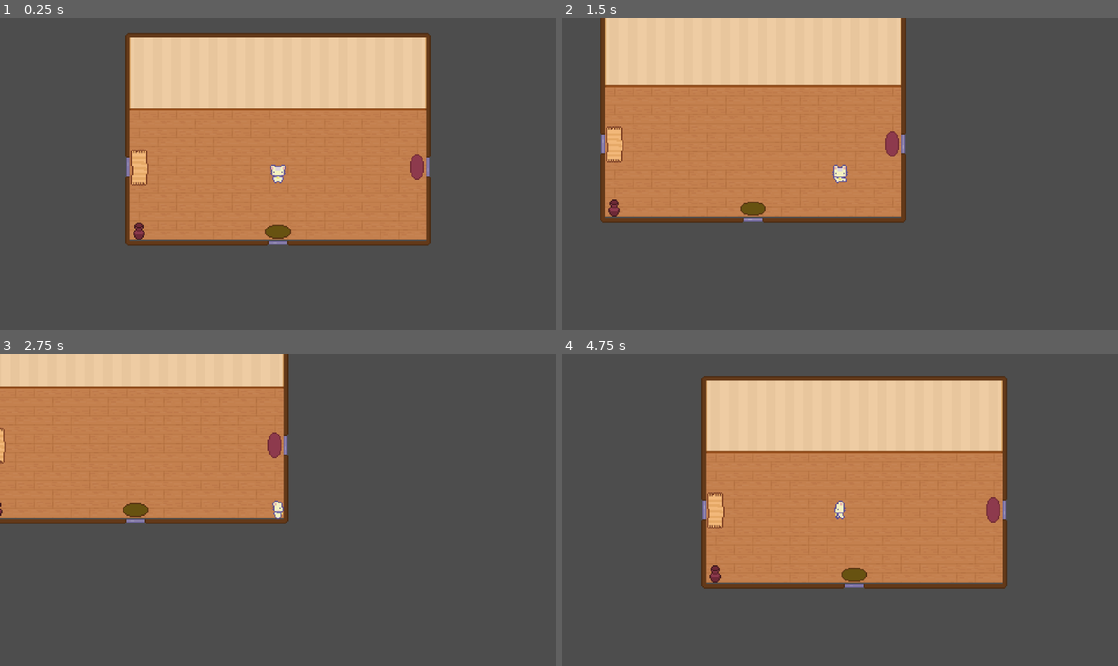
Above: before the commit, frames 1-4 (two rows, left to right).
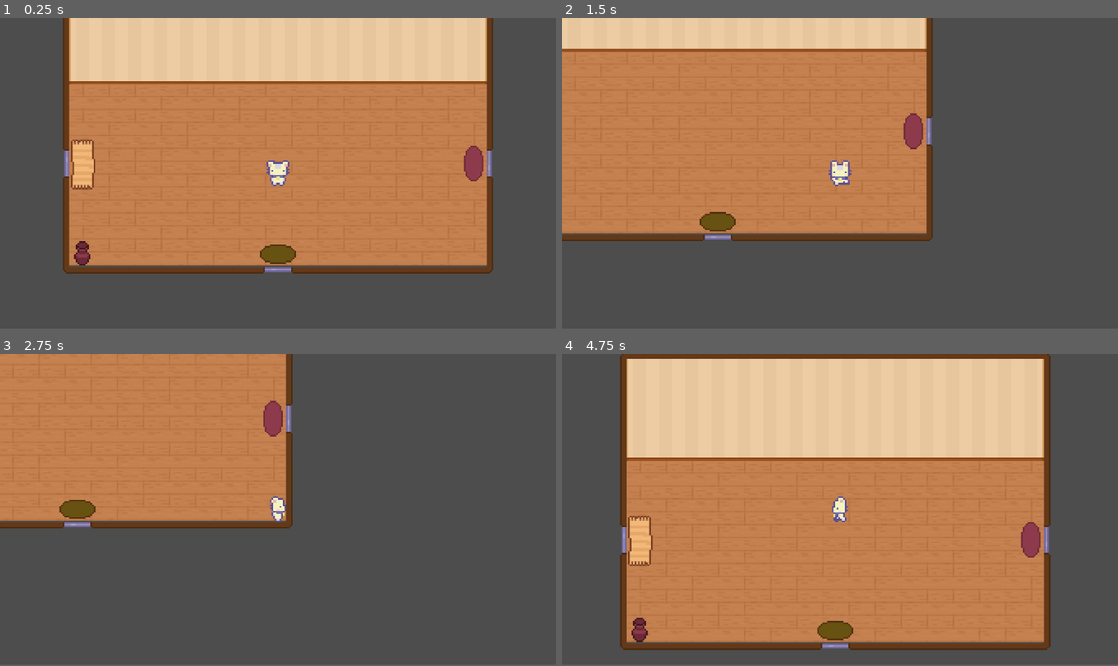
Above: after the commit, the same moments.

Repository: yonisabag11/DiscreteMath_EscapeRoom
Game: Godot game, scene res://Levels/Lobby.tscn
The game is run twice, just before and just after one commit, with the same random seed, the same clock (stepped at 60 frames per second) and the same inputs.
Inputs:
- Up to frame 1 (0.25 s): no input
- Up to frame 2 (1.5 s): hold D (right) 0.53-1.28 s; hold E (Interact) 0.53-1.28 s; hold S (down) from 1.28 s (still down); tap E (Interact) at 1.35 s
- Up to frame 3 (2.75 s): release S (down) at 2.03 s; hold D (right) from 2.03 s (still down); hold E (Interact) from 2.03 s (still down)
- Up to frame 4 (4.75 s): release D (right) at 2.78 s; release E (Interact) at 2.78 s; hold W (up) 2.78-3.53 s; tap E (Interact) at 2.85, 4.35 s; hold E (Interact) 3.53-4.28 s; hold A (left) from 3.53 s (still down)
The window is 800x449 before the commit and 800x447 after it. Grey fills any space a smaller window leaves; there, only what the larger window draws over its background counts as a difference.

The runs differ from the first frame. In frame 1, 34% of the frame differs, in the area x 11-89%, y 0-82%; in frame 2, 21%; in frame 3, 9.1%; in frame 4, 41%, in the area x 10-88%, y 0-95%.

Commit message:
made the transitions between rooms a little smoother and consistent

Diff:
--- a/Levels/Interactions/Scripts/door.gd
+++ b/Levels/Interactions/Scripts/door.gd
@@ -9,8 +9,33 @@
 
 func _on_body_entered(body: Node2D) -> void:
 	if body is player_cat:
-		# Use call_deferred to avoid physics callback issues
-		call_deferred("_deferred_go_to_level")
+		# Check velocity direction before triggering
+		var vel = body.velocity if body.has_method("get_velocity") else body.velocity
+		var should_trigger := false
+		match spawn_direction:
+			"up":
+				should_trigger = vel.y < 0
+			"down":
+				should_trigger = vel.y > 0
+			"left":
+				should_trigger = vel.x < 0
+			"right":
+				should_trigger = vel.x > 0
+			_:
+				should_trigger = true # fallback: always trigger
+		if should_trigger:
+			# Store the player's facing direction before changing room
+			NavigationManager.last_player_direction = _get_player_facing_direction(body)
+			call_deferred("_deferred_go_to_level")
+
+# Helper to get player's facing direction as string
+func _get_player_facing_direction(player) -> String:
+	var dir = player.velocity
+	if abs(dir.x) > abs(dir.y):
+		return "right" if dir.x > 0 else "left"
+	elif abs(dir.y) > 0:
+		return "down" if dir.y > 0 else "up"
+	return spawn_direction
 
 func _deferred_go_to_level() -> void:
 	# Tell NavigationManager which level and door to spawn at
--- a/Levels/Interactions/Scripts/level.gd
+++ b/Levels/Interactions/Scripts/level.gd
@@ -13,7 +13,11 @@
 		return
 
 	var door = get_node(door_path) as Door
-	NavigationManager.trigger_player_spawn(door.spawn.global_position, door.spawn_direction)
+	# Use last_player_direction if available, otherwise use door.spawn_direction
+	var facing_dir = NavigationManager.last_player_direction if NavigationManager.last_player_direction != "" else door.spawn_direction
+	NavigationManager.trigger_player_spawn(door.spawn.global_position, facing_dir)
+	# Reset last_player_direction after use
+	NavigationManager.last_player_direction = ""
 
 	# Clear the tag so next scene doesn’t reuse it
 	NavigationManager.spawn_door_tag = ""
--- a/Levels/Interactions/Scripts/navigation_manager.gd
+++ b/Levels/Interactions/Scripts/navigation_manager.gd
@@ -1,8 +1,10 @@
 extends Node
 
+
 signal on_trigger_player_spawn
-
 var spawn_door_tag: String = ""  # The door where the player should spawn
+# Store last facing direction
+var last_player_direction: String = "down"
 
 const scene_Lobby = preload("res://Levels/Lobby.tscn")
 const scene_Room1 = preload("res://Levels/Room1.tscn")
--- a/Levels/Lobby.tscn
+++ b/Levels/Lobby.tscn
@@ -1323,7 +1323,7 @@
 sources/2 = SubResource("TileSetAtlasSource_mh5bn")
 
 [sub_resource type="RectangleShape2D" id="RectangleShape2D_j83j6"]
-size = Vector2(18.375, 16.9688)
+size = Vector2(6.1875, 16.9688)
 
 [sub_resource type="CircleShape2D" id="CircleShape2D_1tyf7"]
 
@@ -1366,14 +1366,14 @@
 collision_mask = 2
 destination_level_tag = "Room1"
 destination_door_tag = "E"
-spawn_direction = "right"
+spawn_direction = "left"
 
 [node name="CollisionShape2D" parent="Doors/Door_W" index="0"]
-position = Vector2(-119, 0)
+position = Vector2(-125.094, 0)
 shape = SubResource("RectangleShape2D_j83j6")
 
 [node name="Spawn" parent="Doors/Door_W" index="1"]
-position = Vector2(-97, 0)
+position = Vector2(-125.094, 0)
 
 [node name="Door_S" parent="Doors" instance=ExtResource("5_55ds5")]
 collision_mask = 2
@@ -1382,13 +1382,15 @@
 spawn_direction = "down"
 
 [node name="CollisionShape2D" parent="Doors/Door_S" index="0"]
-position = Vector2(0, 55)
+position = Vector2(0, 60)
+rotation = 1.5708
 shape = SubResource("RectangleShape2D_j83j6")
 
 [node name="Spawn" parent="Doors/Door_S" index="1"]
-position = Vector2(0, 32)
+position = Vector2(0, 60)
 
 [node name="Door_E" parent="Doors" instance=ExtResource("5_55ds5")]
+position = Vector2(6, 0)
 collision_mask = 2
 destination_level_tag = "Room3"
 destination_door_tag = "W"
@@ -1399,7 +1401,7 @@
 shape = SubResource("RectangleShape2D_j83j6")
 
 [node name="Spawn" parent="Doors/Door_E" index="1"]
-position = Vector2(96, 0)
+position = Vector2(119, 0)
 
 [node name="InteractionArea" parent="." instance=ExtResource("8_1tyf7")]
 position = Vector2(-12, 19)
--- a/Levels/Room1.tscn
+++ b/Levels/Room1.tscn
@@ -1233,7 +1233,7 @@
 sources/2 = SubResource("TileSetAtlasSource_o6by1")
 
 [sub_resource type="RectangleShape2D" id="RectangleShape2D_8j3qf"]
-size = Vector2(15.5, 32)
+size = Vector2(6.188, 16.969)
 
 [node name="Room1" type="Node2D"]
 script = ExtResource("1_8j3qf")
@@ -1267,13 +1267,13 @@
 collision_mask = 2
 destination_level_tag = "Lobby"
 destination_door_tag = "W"
-spawn_direction = "left"
+spawn_direction = "right"
 
 [node name="CollisionShape2D" parent="Doors/Door_E" index="0"]
-position = Vector2(120.25, 0)
+position = Vector2(125, 0)
 shape = SubResource("RectangleShape2D_8j3qf")
 
 [node name="Spawn" parent="Doors/Door_E" index="1"]
-position = Vector2(98, 0)
+position = Vector2(125, 0)
 
 [editable path="Doors/Door_E"]
--- a/Levels/Room2.tscn
+++ b/Levels/Room2.tscn
@@ -1411,7 +1411,7 @@
 sources/2 = SubResource("TileSetAtlasSource_o6by1")
 
 [sub_resource type="RectangleShape2D" id="RectangleShape2D_8j3qf"]
-size = Vector2(30, 15)
+size = Vector2(6.188, 16.969)
 
 [node name="Room1" type="Node2D"]
 script = ExtResource("1_wjiyn")
@@ -1447,10 +1447,11 @@
 destination_door_tag = "S"
 
 [node name="CollisionShape2D" parent="Doors/Door_S" index="0"]
-position = Vector2(0, -42)
+position = Vector2(0, -46)
+rotation = 1.5708
 shape = SubResource("RectangleShape2D_8j3qf")
 
 [node name="Spawn" parent="Doors/Door_S" index="1"]
-position = Vector2(0, -23)
+position = Vector2(0, -46)
 
 [editable path="Doors/Door_S"]
--- a/Levels/Room3.tscn
+++ b/Levels/Room3.tscn
@@ -1233,7 +1233,7 @@
 sources/2 = SubResource("TileSetAtlasSource_o6by1")
 
 [sub_resource type="RectangleShape2D" id="RectangleShape2D_8j3qf"]
-size = Vector2(15.5, 32)
+size = Vector2(6.188, 16.969)
 
 [node name="Room1" type="Node2D"]
 script = ExtResource("1_7gs52")
@@ -1270,10 +1270,10 @@
 spawn_direction = "left"
 
 [node name="CollisionShape2D" parent="Doors/Door_W" index="0"]
-position = Vector2(-120, 1)
+position = Vector2(-125, 0)
 shape = SubResource("RectangleShape2D_8j3qf")
 
 [node name="Spawn" parent="Doors/Door_W" index="1"]
-position = Vector2(-99, 0)
+position = Vector2(-125, 0)
 
 [editable path="Doors/Door_W"]
--- a/project.godot
+++ b/project.godot
@@ -22,8 +22,8 @@
 
 [display]
 
-window/size/viewport_width=1920
-window/size/viewport_height=1080
+window/size/viewport_width=1366
+window/size/viewport_height=768
 window/stretch/mode="canvas_items"
 window/stretch/scale=4.0
 
